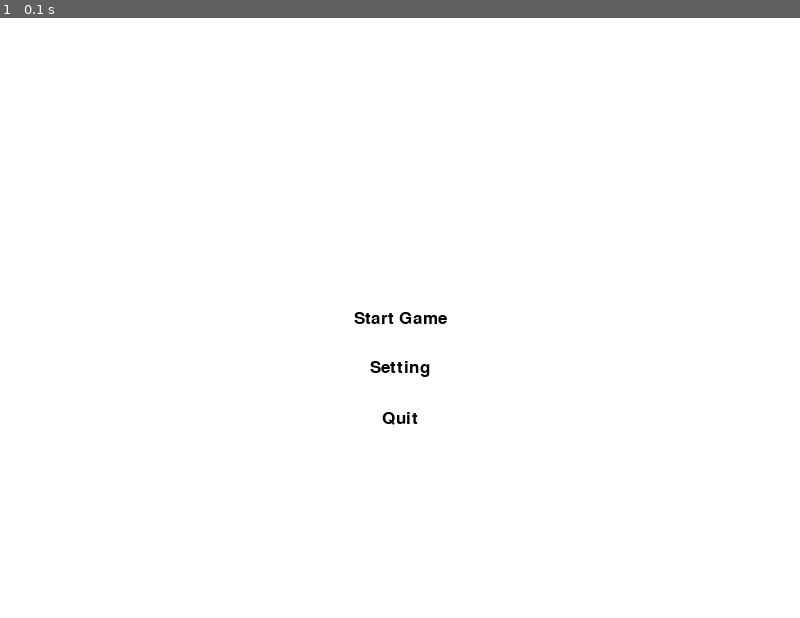
Above: before the commit, frame 1.
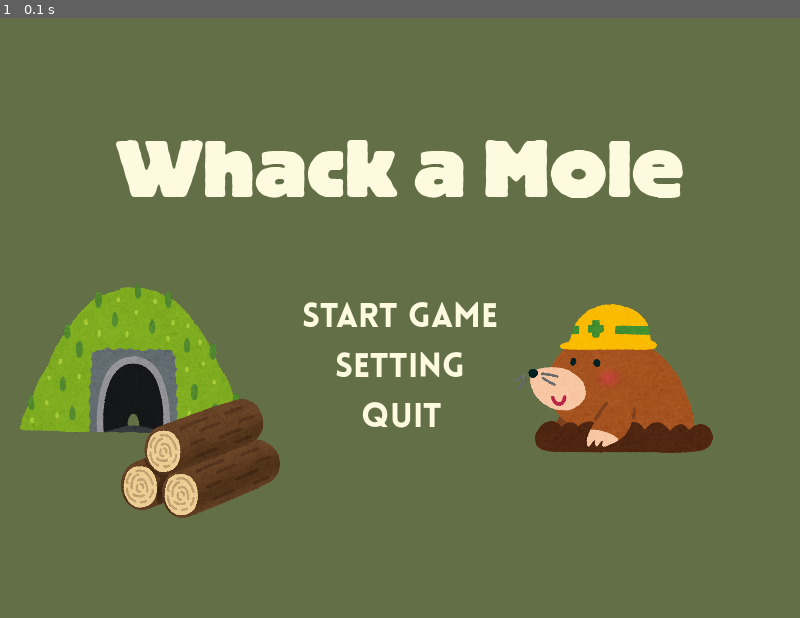
Above: after the commit, the same moment.

Repository: hauuto/Whack-a-mole
Game: pygame game, started from src/main.py
Same seed, same stepped clock (60 frames per second), same inputs: the game is played once before the commit and once after it.
Inputs:
- Up to frame 1 (0.1 s): no input

The runs differ from the first frame. In frame 1, 100% of the frame differs, in the area x 0-100%, y 0-100%.

Commit message:
style: main menu

Diff:
--- a/Whack-a-mole/main.py
+++ /dev/null
@@ -1,41 +0,0 @@
-import pygame
-import sys
-
-from settings import *
-
-
-pygame.init()
-pygame.font.init()
-
-
-screen = pygame.display.set_mode(screen_size)
-display.set_caption("Main Menu")
-
-
-f = pygame.font.Font(None, 25)
-title = pygame.font.Font()
-while True:
-
-    screen.fill(Color("white"))
-    #
-    start_game_text = f.render("Start Game", True, (0, 0, 0))
-    text_rect = start_game_text.get_rect(center = screen.get_rect().center)
-    screen.blit(start_game_text, text_rect)
-    #
-
-    #
-    setting_text = f.render("Setting", True, (0, 0, 0))
-    text_rect = setting_text.get_rect(center = (screen.get_rect().centerx, screen.get_rect().centery + 50))
-    screen.blit(setting_text, text_rect)
-    #
-
-    #
-    quit_text = f.render("Quit", True, (0, 0, 0))
-    text_rect = quit_text.get_rect(center = (screen.get_rect().centerx, screen.get_rect().centery + 100))
-    screen.blit(quit_text, text_rect)
-    #
-
-    pygame.display.update()
-    if pygame.event.get(pygame.QUIT):
-        pygame.quit()
-        sys.exit()
--- a/Whack-a-mole/sprites.py
+++ /dev/null
@@ -1,35 +0,0 @@
-from pygame.sprite import *
-from pygame import *
-from numpy.random import randint
-
-from settings import *
-import pygame
-class Mole(Sprite):
-    def __init__(self, color=(0,0,0)):
-        Sprite.__init__(self)
-        self.image = image.load("../assets/images/mole.gif").convert_alpha()
-        self.image.set_colorkey((255,255,255))
-        self.image.fill(color,special_flags=pygame.BLEND_MULT)
-        self.rect = self.image.get_rect()
-
-
-    def flee(self, other_moles):
-        while True:
-            randX = randint(100, screen_width - self.rect.width - 100)
-            randY = randint(100, screen_height - self.rect.height - 100)
-            self.rect.center = (randX,randY)
-            if not any(self.rect.colliderect(mole.rect) for mole in other_moles if mole != self):
-                break
-
-
-
-
-class Shovel(Sprite):
-    def __init__(self):
-        Sprite.__init__(self)
-        self.image = image.load("../assets/images/shovel.gif")
-        self.rect = self.image.get_rect()
-
-
-    def update(self):
-        self.rect.center = mouse.get_pos()
--- a/Whack-a-mole/Whack-a-mole.py
+++ b/src/Whack-a-mole.py
@@ -1,6 +1,5 @@
 #header
-import sys
-import pygame
+import sys, pygame
 
 from pygame import *
 from pygame.sprite import *
@@ -41,7 +40,7 @@
 
 #text
 f = font.Font(None, screen_width*screen_height//10000)
-
+green = (121,134,69)
 # Game loop
 while True:
     ev = event.wait()
@@ -55,9 +54,10 @@
                 mole.flee(moles)
                 hit_sound.play()
                 hits += 1
-                time.set_timer(MOVE_MOLE, delay)
+
                 if hits % 20 ==0:
-                    new_mole = Mole(color=(randint(0,255),randint(0,255),randint(0,255)))
+                    time.set_timer(MOVE_MOLE, delay)
+                    new_mole = Mole(color=(randint(100,255),randint(100,255),randint(100,255)))
                     moles.append(new_mole)
                     all_sprites.add(new_mole)
 
@@ -66,7 +66,7 @@
             mole.flee(moles)
 
 
-    screen.fill(Color("white"))
+    screen.fill(Color(green))
     screen.blit(f.render("Hits = " + str(hits), False, (0,0,0)), (screen_width//2, 0))
 
     all_sprites.update()
--- /dev/null
+++ b/src/main.py
@@ -0,0 +1,57 @@
+import pygame, sys
+
+
+from settings import *
+
+
+pygame.init()
+pygame.font.init()
+from sprites import *
+from pygame.sprite import *
+
+screen = pygame.display.set_mode(screen_size)
+display.set_caption("Main Menu")
+
+f = pygame.font.Font("../assets/fonts/Lovelo Black.otf",screen_width*screen_height//14000)
+header = pygame.font.Font("../assets/fonts/Block Berthold Regular.ttf",screen_width*screen_height//6000)
+
+
+all_sprites = Group()
+log = Log()
+mountain = Mountain()
+mole = main_menu_Mole()
+all_sprites.add(mountain, log, mole)
+#color
+green = (98,111,71)
+beige = (254, 250, 224)
+while True:
+    screen.fill(green)
+    all_sprites.draw(screen)
+    #
+
+    #
+    game_title = header.render("Whack a Mole", True, beige)
+    text_rect = game_title.get_rect(center = (screen.get_rect().centerx, screen.get_rect().centery - 150))
+    screen.blit(game_title, text_rect)
+    #
+    start_game_text = f.render("START GAME", True, beige)
+    text_rect = start_game_text.get_rect(center = screen.get_rect().center)
+    screen.blit(start_game_text, text_rect)
+    #
+
+    #
+    setting_text = f.render("SETTING", True, beige)
+    text_rect = setting_text.get_rect(center = (screen.get_rect().centerx, screen.get_rect().centery + 50))
+    screen.blit(setting_text, text_rect)
+    #
+
+    #
+    quit_text = f.render("QUIT", True, beige)
+    text_rect = quit_text.get_rect(center = (screen.get_rect().centerx, screen.get_rect().centery + 100))
+    screen.blit(quit_text, text_rect)
+    #
+
+    pygame.display.update()
+    if pygame.event.get(pygame.QUIT):
+        pygame.quit()
+        sys.exit()
--- /dev/null
+++ b/src/pygame_font.txt
@@ -0,0 +1,213 @@
+arial
+arialblack
+bahnschrift
+calibri
+cambria
+cambriamath
+candara
+comicsansms
+consolas
+constantia
+corbel
+couriernew
+ebrima
+franklingothicmedium
+gabriola
+gadugi
+georgia
+impact
+inkfree
+javanesetext
+leelawadeeui
+leelawadeeuisemilight
+lucidaconsole
+lucidasans
+malgungothic
+malgungothicsemilight
+microsofthimalaya
+microsoftjhenghei
+microsoftjhengheiui
+microsoftnewtailue
+microsoftphagspa
+microsoftsansserif
+microsofttaile
+microsoftyahei
+microsoftyaheiui
+microsoftyibaiti
+mingliuextb
+pmingliuextb
+mingliuhkscsextb
+mongolianbaiti
+msgothic
+msuigothic
+mspgothic
+mvboli
+myanmartext
+nirmalaui
+nirmalauisemilight
+palatinolinotype
+sansserifcollection
+segoefluenticons
+segoemdl2assets
+segoeprint
+segoescript
+segoeui
+segoeuiblack
+segoeuiemoji
+segoeuihistoric
+segoeuisemibold
+segoeuisemilight
+segoeuisymbol
+segoeuivariable
+simsun
+nsimsun
+simsunextb
+sitkatext
+sylfaen
+symbol
+tahoma
+timesnewroman
+trebuchetms
+verdana
+webdings
+wingdings
+yugothic
+yugothicuisemibold
+yugothicui
+yugothicmedium
+yugothicuiregular
+yugothicregular
+yugothicuisemilight
+holomdl2assets
+agencyfb
+algerian
+bookantiqua
+arialrounded
+baskervilleoldface
+bauhaus93
+bell
+bernardcondensed
+bodoni
+bodoniblack
+bodonicondensed
+bodonipostercompressed
+bookmanoldstyle
+bradleyhanditc
+britannic
+berlinsansfb
+berlinsansfbdemi
+broadway
+brushscript
+bookshelfsymbol7
+californianfb
+calisto
+castellar
+centuryschoolbook
+centaur
+century
+chiller
+colonna
+cooperblack
+copperplategothic
+curlz
+dubai
+dubaimedium
+dubairegular
+elephant
+engravers
+erasitc
+erasdemiitc
+erasmediumitc
+felixtitling
+forte
+franklingothicbook
+franklingothicdemi
+franklingothicdemicond
+franklingothicheavy
+franklingothicmediumcond
+freestylescript
+frenchscript
+footlight
+garamond
+gigi
+gillsans
+gillsanscondensed
+gillsansultracondensed
+gillsansultra
+gloucesterextracondensed
+gillsansextcondensed
+centurygothic
+goudyoldstyle
+goudystout
+harlowsolid
+harrington
+haettenschweiler
+hightowertext
+imprintshadow
+informalroman
+blackadderitc
+edwardianscriptitc
+kristenitc
+jokerman
+juiceitc
+kunstlerscript
+widelatin
+lucidabright
+lucidacalligraphy
+leelawadee
+lucidafaxregular
+lucidafax
+lucidahandwriting
+lucidasansregular
+lucidasansroman
+lucidasanstypewriterregular
+lucidasanstypewriter
+lucidasanstypewriteroblique
+magneto
+maiandragd
+maturascriptcapitals
+mistral
+modernno20
+microsoftuighur
+monotypecorsiva
+extra
+niagaraengraved
+niagarasolid
+ocraextended
+oldenglishtext
+onyx
+msoutlook
+palacescript
+papyrus
+parchment
+perpetua
+perpetuatitling
+playbill
+poorrichard
+pristina
+rage
+ravie
+msreferencesansserif
+msreferencespecialty
+rockwellcondensed
+rockwell
+rockwellextra
+script
+showcardgothic
+snapitc
+stencil
+twcen
+twcencondensed
+twcencondensedextra
+tempussansitc
+vinerhanditc
+vivaldi
+vladimirscript
+wingdings2
+wingdings3
+simsunextg
+chewypro
+svnproductsansbolditalic
+svnproductsansbold
+svnproductsansitalic
+svnproductsans
--- a/Whack-a-mole/settings.py
+++ b/src/settings.py
@@ -14,3 +14,8 @@
 mixer.init()
 # Load sounds
 hit_sound = Sound("../assets/sounds/hit.wav")
+
+
+#Font settings
+font.init()
+# Load fonts
--- /dev/null
+++ b/src/sprites.py
@@ -0,0 +1,58 @@
+from pygame.sprite import *
+from pygame import *
+from numpy.random import randint
+
+from settings import *
+import pygame
+class Mole(Sprite):
+    def __init__(self, color=(0,0,0)):
+        Sprite.__init__(self)
+        self.image = image.load("../assets/images/mole.png").convert_alpha()
+        self.image = pygame.transform.scale(self.image, (screen_width//10, screen_height//10))
+        self.image.set_colorkey((255,255,255))
+        self.image.fill(color,special_flags=pygame.BLEND_MULT)
+        self.rect = self.image.get_rect()
+
+
+    def flee(self, other_moles):
+        while True:
+            randX = randint(100, screen_width - self.rect.width - 100)
+            randY = randint(100, screen_height - self.rect.height - 100)
+            self.rect.center = (randX,randY)
+            if not any(self.rect.colliderect(mole.rect) for mole in other_moles if mole != self):
+                break
+
+
+
+class main_menu_Mole(Sprite):
+    def __init__(self, color=(255,255,255)):
+        Sprite.__init__(self)
+        self.image = image.load("../assets/images/mole.png").convert_alpha()
+        self.image = pygame.transform.scale(self.image, (screen_width//4, screen_height//4))
+        self.image.fill(color,special_flags=pygame.BLEND_MULT)
+        self.rect = self.image.get_rect()
+        self.rect.center = (2.3/3*screen_width, 1.8/3*screen_height)
+class Shovel(Sprite):
+    def __init__(self):
+        Sprite.__init__(self)
+        self.image = image.load("../assets/images/shovel.gif").convert_alpha()
+        self.rect = self.image.get_rect()
+
+
+class Log(Sprite):
+    def __init__(self):
+        Sprite.__init__(self)
+        self.image = image.load("../assets/images/log.png").convert_alpha()
+        self.image = pygame.transform.scale(self.image, (screen_width//5, screen_height//5))
+        self.rect = self.image.get_rect()
+        self.rect.center = (1.5/6*screen_width, 2.2/3*screen_height)
+
+
+
+class Mountain(Sprite):
+    def __init__(self):
+        Sprite.__init__(self)
+        self.image = image.load("../assets/images/mountain.png").convert_alpha()
+        self.image = pygame.transform.scale(self.image, (screen_width//3.5, screen_height//4))
+        self.rect = self.image.get_rect()
+        self.rect.center = (1/6*screen_width, 1.7/3*screen_height)
Binary file added: assets/fonts/Block Berthold Regular.ttf
Binary file added: assets/fonts/Lovelo Black.otf
Binary file added: assets/images/log.png
Binary file added: assets/images/mole.png
Binary file added: assets/images/mountain.png
Not shown, changed: .gitignore
